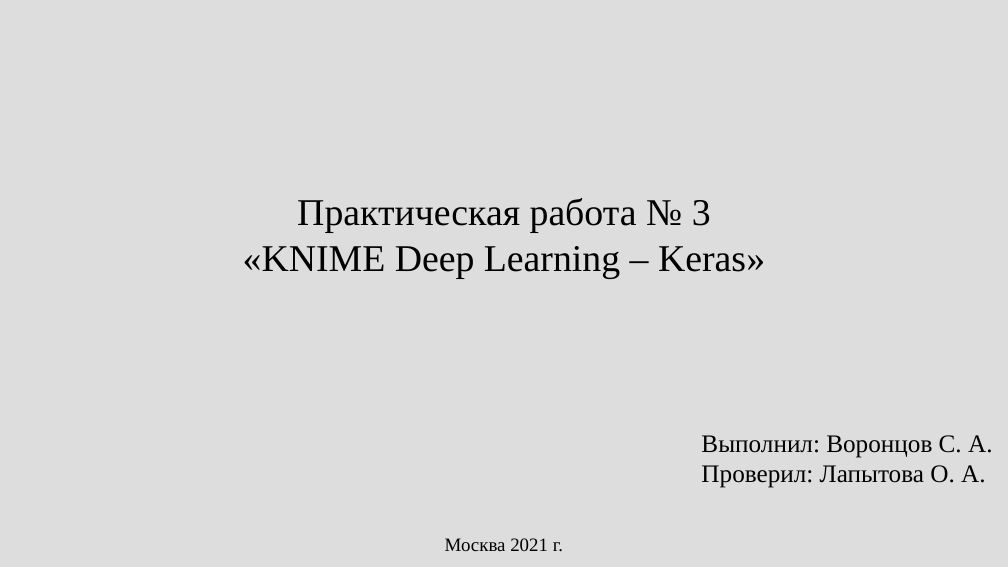
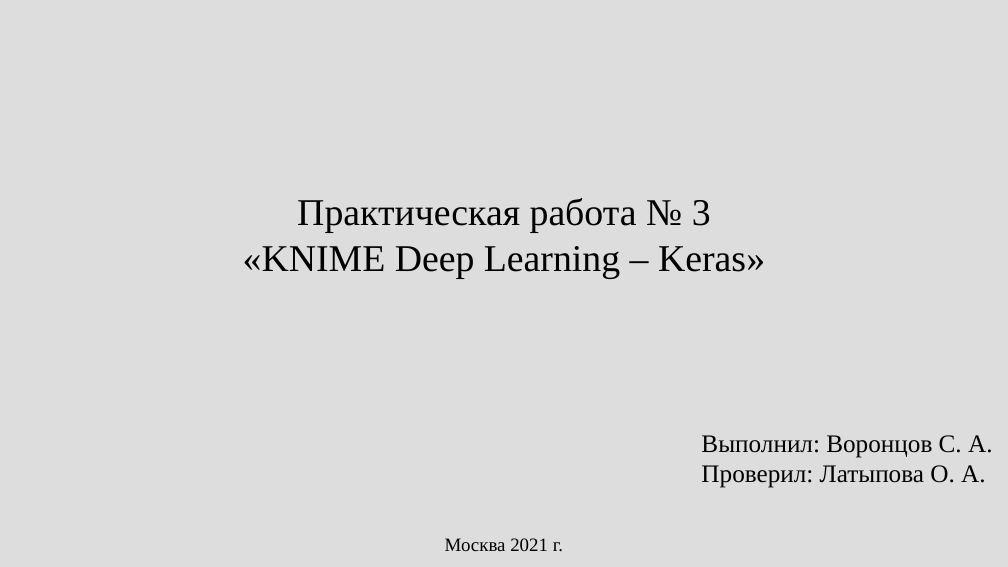
Before and after one commit to C1rfa/mag_intellectual_tech, a slide deck: slide 1 of presentation3.pptx. Drawn at 1008x567 pixels with LibreOffice and Linux fonts; fonts in the diff are those of the drawing. Boxes give left, top, right and bottom in pixels: in the first picture for what was removed or moved away, otherwise in the second. Text is boxed around its words. In the diff, an @@ line names an element or a change of style, - is before the commit and + after.

Commit message:
doc(./presentation.*): fixed mistypes. added pdf version of presentation

```diff
--- a/presentation3.pptx
+++ b/presentation3.pptx
@@ text at [701, 465, 986, 488]: text changed @@
-Проверил: Лапытова О. А.
+Проверил: Латыпова О. А.
```
